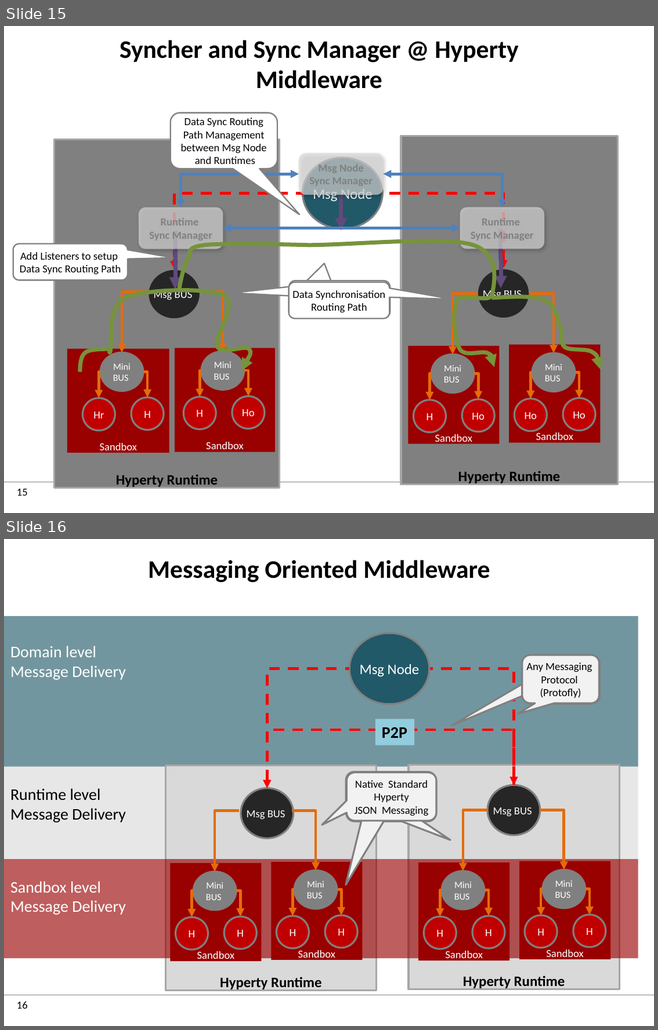
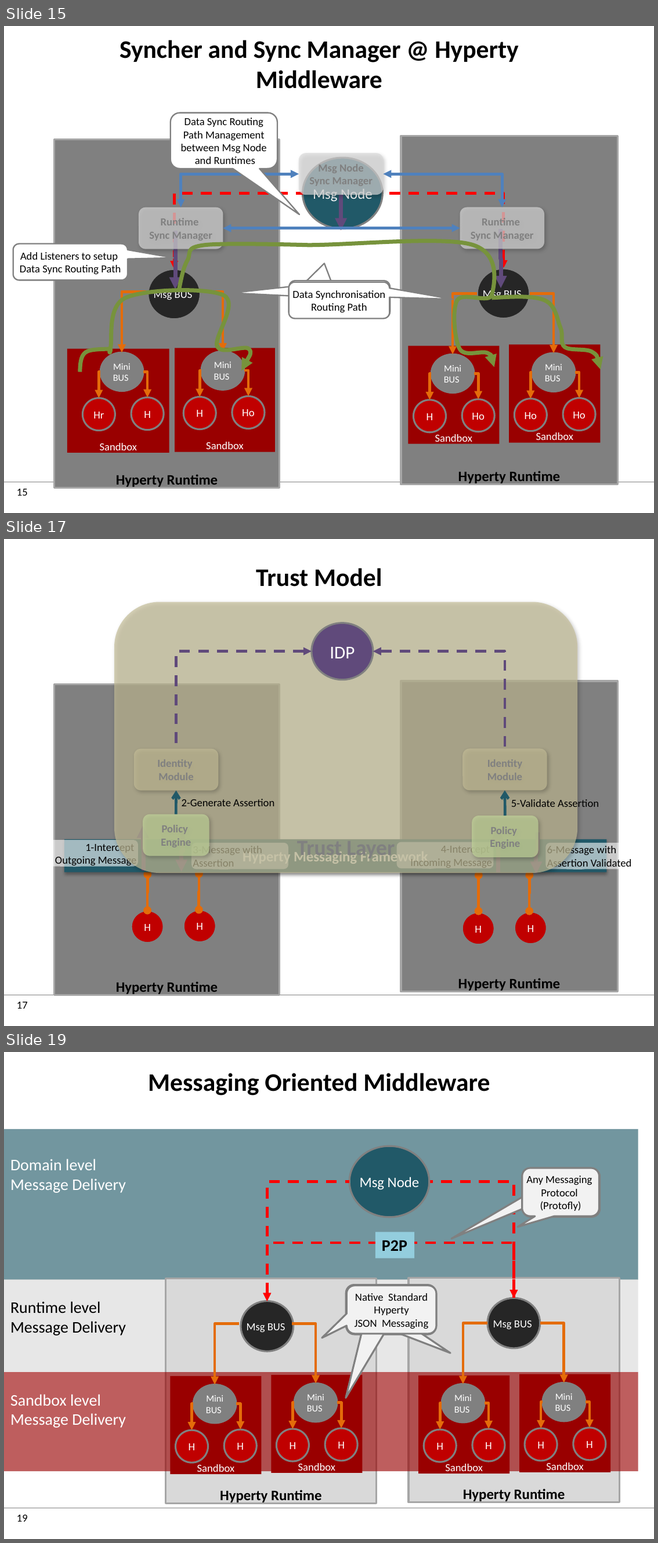
Before and after one commit to reTHINK-project/dev-service-framework, a slide deck: docs/manuals/images.pptx. Shown one above the other, each under a label of ours: slides 15 and 16 before the commit, slides 15, 17 and 19 after it; the slides between them are not shown. The pictures are 658x1030 and 658x1543 pixels, drawn with LibreOffice and Linux fonts; fonts in the diff are those of the drawing; background and template pictures are left out. Boxes give left, top, right and bottom in pixels: in the first picture for what was removed or moved away, otherwise in the second. Text is boxed around its words. In the diff, an @@ line names an element or a change of style, - is before the commit and + after.

Commit message:
manuals update with protofly and trust model (initial version) as well as some initial code snippets catalogue data object small update: guid -> cguid

```diff
--- a/docs/manuals/images.pptx
+++ b/docs/manuals/images.pptx
@@ slide 17 added at (4,539,654,1026), background #FFFFFF; not listed: 2 template elements that a slide beside it also shows @@
@@ title added at (256,568,382,587), 28 pt, text #000000, bold @@
+Trust Model
@@ group added at (114,602,598,873): 5 rounded rectangles, 2 arrows, 2 texts, 2 elbow arrows, 1 ellipse @@
+Trust Layer
+Identity
+Module
+Policy
+Engine
+2-Generate Assertion
+IDP
+Identity
+Module
+Policy
+Engine
+5-Validate Assertion
@@ rectangle added at (54,685,280,995), fill #808080, outline #A6A6A6 2 pt, 16 pt, text #000000, bold @@
+Hyperty Runtime
@@ rectangle added at (401,681,617,993), fill #808080, outline #A6A6A6 2 pt, 16 pt, text #000000, bold @@
+Hyperty Runtime
@@ elbow arrow added from (144, 870) to (143, 826), #604A7B 4.5 pt @@
@@ elbow arrow added from (183, 831) to (181, 873), #604A7B 4.5 pt @@
@@ elbow arrow added from (498, 873) to (497, 828), #604A7B 4.5 pt @@
@@ elbow arrow added from (538, 832) to (536, 874), #604A7B 4.5 pt @@
@@ rounded speech box added at (41,841,138,867), fill #FFFFFF at 59% opacity, 12 pt, text #000000 @@
+1-Intercept
+Outgoing Message
@@ group added at (64,839,606,945): 4 ellipses, 4 elbow double arrows, 1 rectangle @@
+H
+H
+H
+H
+Hyperty Messaging Framework
@@ rounded speech box added at (192,843,289,870), fill #FFFFFF at 59% opacity, 12 pt, text #000000 @@
+3-Message with
+Assertion
@@ rounded speech box added at (396,842,493,869), fill #FFFFFF at 59% opacity, 12 pt, text #000000 @@
+4-Intercept
+Incoming Message
@@ rounded speech box added at (545,843,642,870), fill #FFFFFF at 59% opacity, 12 pt, text #000000 @@
+6-Message with
+Assertion Validated
@@ what was slide 16 is now slide 19 @@
@@ page number at (17,1515,28,1522): text changed @@
-16
+19
```
Also in this commit, not shown: 1 slide changed, 2 other slides added, 5 other files.
